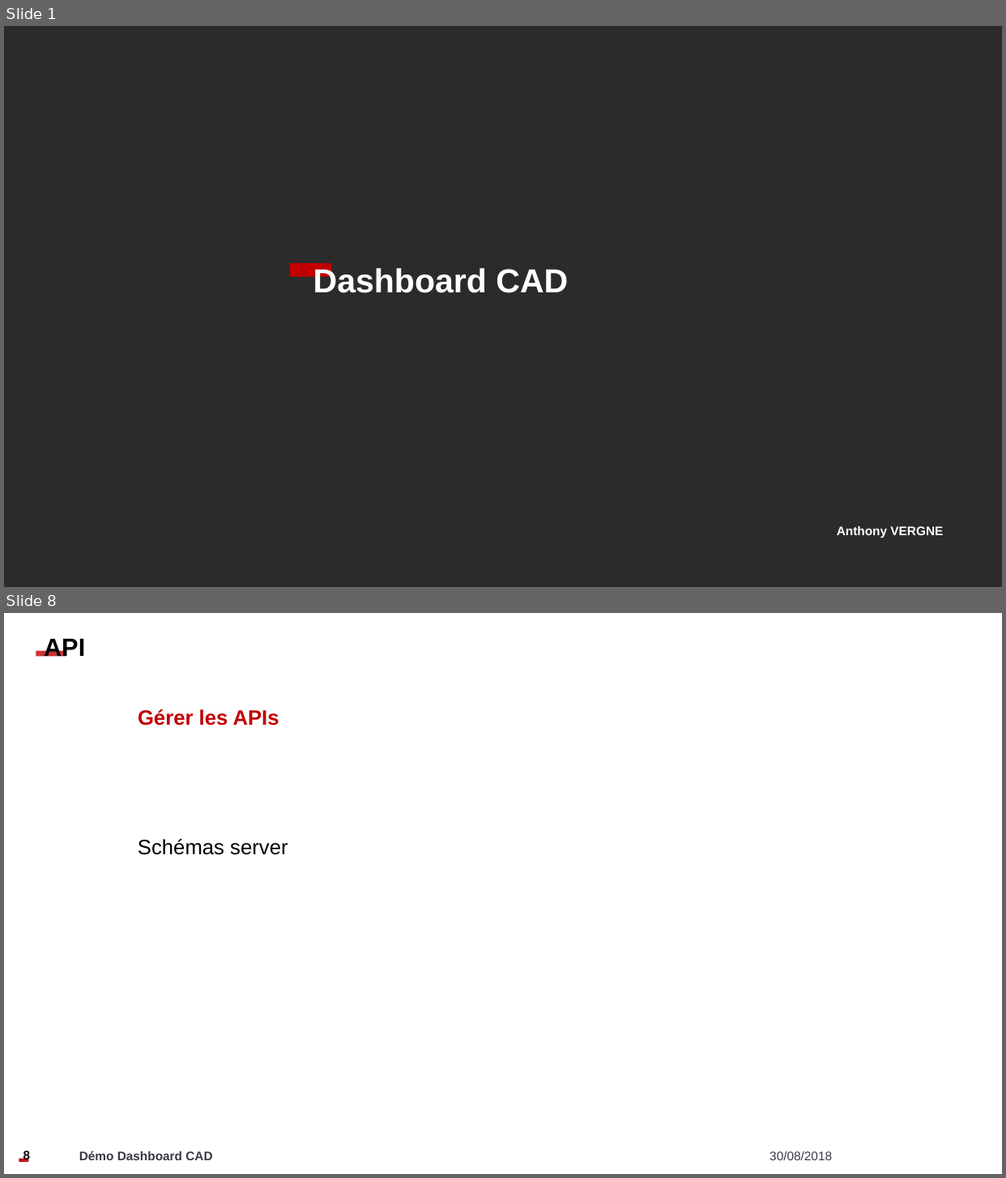
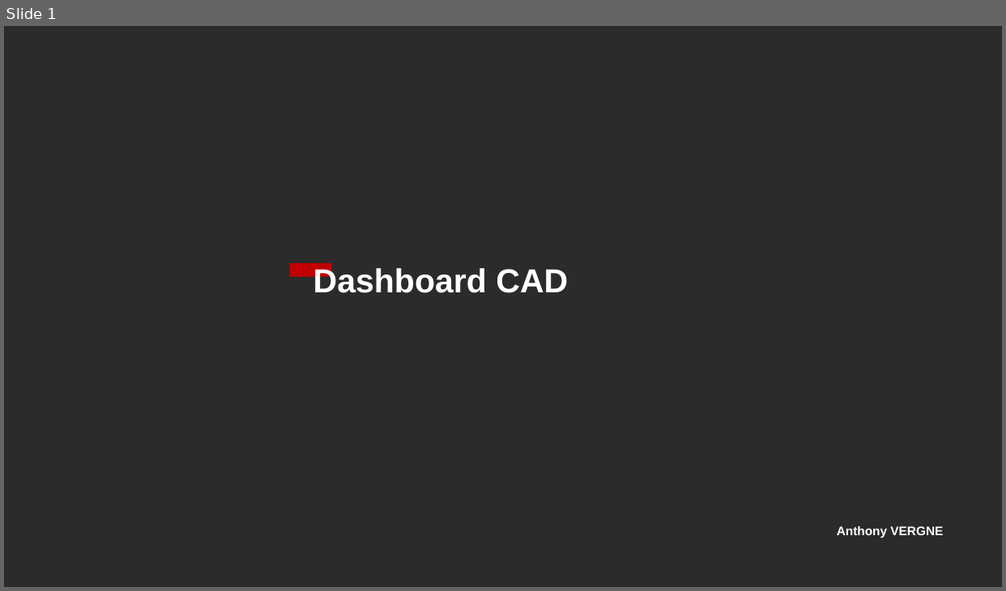
Before and after one commit to Zadrott/rapportStage, a slide deck: Présentation.pptx. Shown one above the other, each under a label of ours: slides 1 and 8 before the commit, slide 1 after it; the slides between them are not shown. The pictures are 1006x1178 and 1006x591 pixels, drawn with LibreOffice and Linux fonts; fonts in the diff are those of the drawing; background and template pictures are left out; a plain dark background stands for a picture behind light text. Boxes give left, top, right and bottom in pixels: in the first picture for what was removed or moved away, otherwise in the second. Text is boxed around its words. In the diff, an @@ line names an element or a change of style, - is before the commit and + after.

```diff
--- a/Présentation.pptx
+++ b/Présentation.pptx
@@ slide 8 removed at bbox=[4, 613, 1002, 1174], background picture (left out) @@
@@ rectangle removed at bbox=[36, 651, 66, 657] @@
@@ text removed at bbox=[44, 638, 85, 657] @@
-API
@@ title removed at bbox=[138, 709, 279, 726] @@
-Gérer les APIs
@@ text removed at bbox=[138, 839, 288, 855] @@
-Schémas server
@@ rectangle removed at bbox=[19, 1159, 28, 1162] @@
@@ page number removed at bbox=[23, 1150, 31, 1163] @@
-8
@@ text removed at bbox=[79, 1151, 212, 1161] @@
-Démo Dashboard CAD
@@ text removed at bbox=[769, 1152, 832, 1161] @@
-30/08/2018
```
Also in this commit, not shown: 6 slides changed, 1 slide added, 7 other slides removed, 4 other files.
